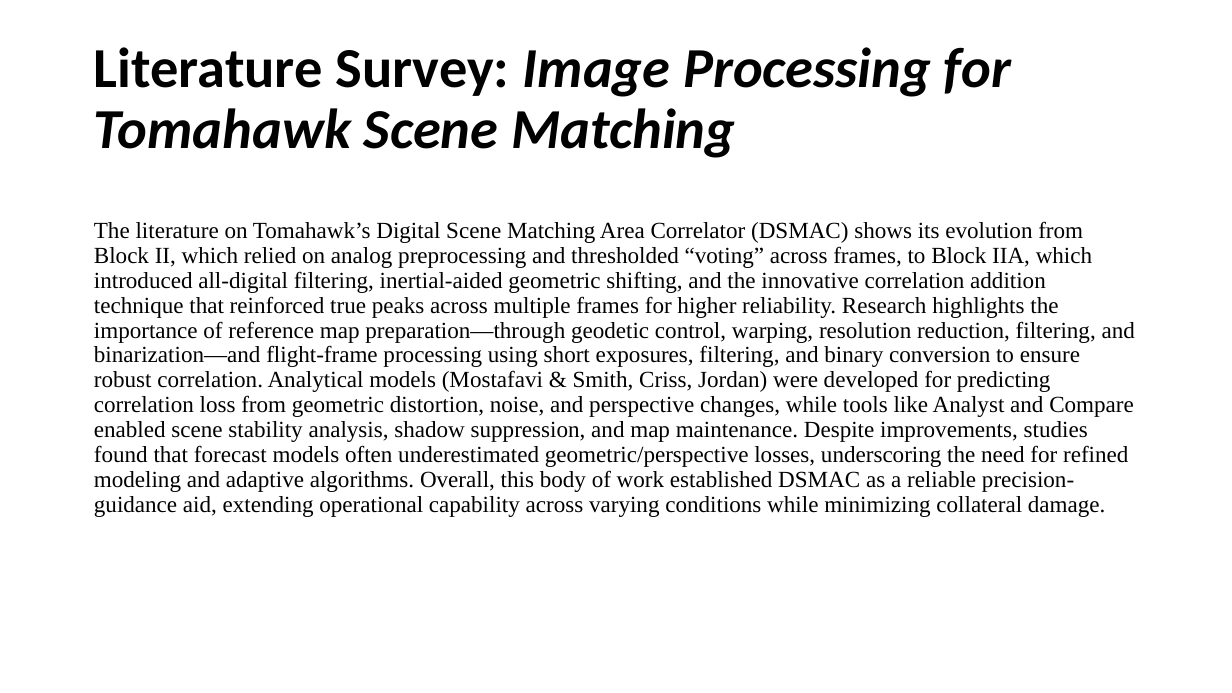
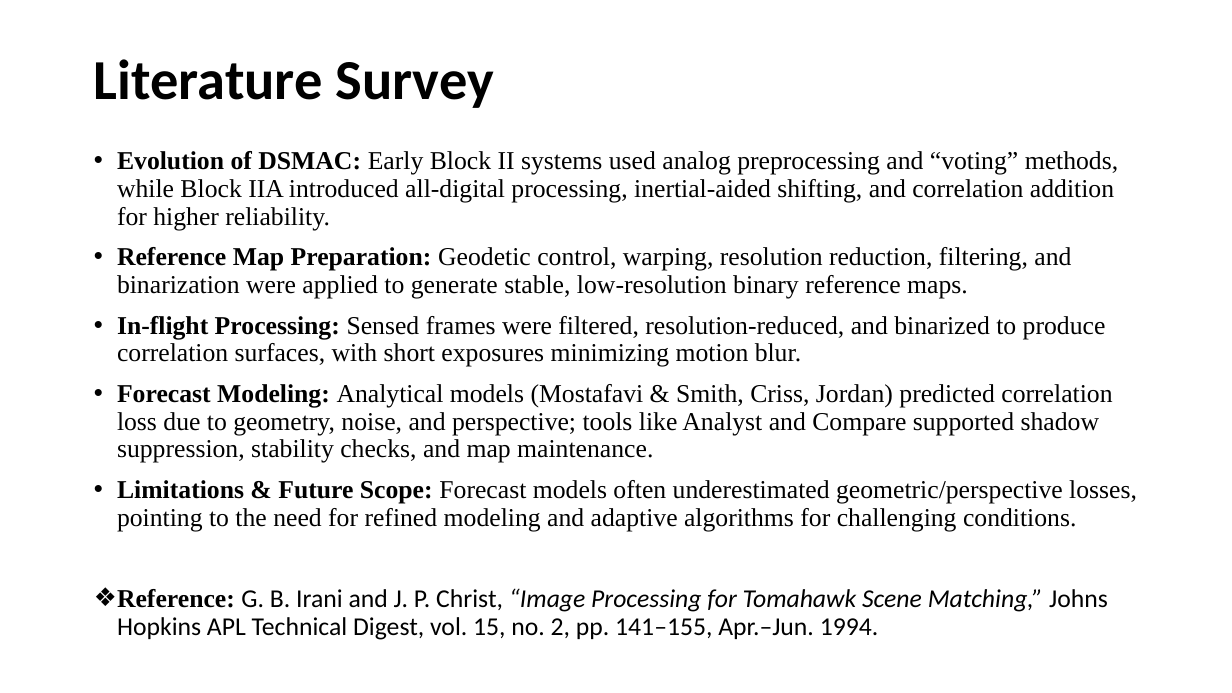
Before and after one commit to Madhu0899/Dataset, a slide deck: slide 9 of Digital Scene Matching Area Correlator(DSMAC)_Madhurima De.pptx (slide 7 before the commit). Drawn at 1232x693 pixels with LibreOffice and Linux fonts; fonts in the diff are those of the drawing. Boxes give left, top, right and bottom in pixels: in the first picture for what was removed or moved away, otherwise in the second. Text is boxed around its words. In the diff, an @@ line names an element or a change of style, - is before the commit and + after.

```diff
--- a/Digital Scene Matching Area Correlator(DSMAC)_Madhurima De.pptx
+++ b/Digital Scene Matching Area Correlator(DSMAC)_Madhurima De.pptx
@@ title at [94,59,494,108]: text changed; italic off @@
-Literature Survey: Image Processing for Tomahawk Scene Matching
+Literature Survey
@@ text at [117,151,1137,640]: text changed; size 18 to 20 pt @@
-The literature on Tomahawk’s Digital Scene Matching Area Correlator (DSMAC) shows its evolution from Block II, which relied on analog preprocessing and thresholded “voting” across frames, to Block IIA, which introduced all-digital filtering, inertial-aided geometric shifting, and the innovative correlation addition technique that reinforced true peaks across multiple frames for higher reliability. Research highlights the importance of reference map preparation—through geodetic control, warping, resolution reduction, filtering, and binarization—and flight-frame processing using short exposures, filtering, and binary conversion to ensure robust correlation. Analytical models (Mostafavi & Smith, Criss, Jordan) were developed for predicting correlation loss from geometric distortion, noise, and perspective changes, while tools like Analyst and Compare enabled scene stability analysis, shadow suppression, and map maintenance. Despite improvements, studies found that forecast models often underestimated geometric/perspective losses, underscoring the need for refined modeling and adaptive algorithms. Overall, this body of work established DSMAC as a reliable precision-guidance aid, extending operational capability across varying conditions while minimizing collateral damage.
+• Evolution of DSMAC: Early Block II systems used analog preprocessing and “voting” methods, while Block IIA introduced all-digital processing, inertial-aided shifting, and correlation addition for higher reliability.
+• Reference Map Preparation: Geodetic control, warping, resolution reduction, filtering, and binarization were applied to generate stable, low-resolution binary reference maps.
+• In-flight Processing: Sensed frames were filtered, resolution-reduced, and binarized to produce correlation surfaces, with short exposures minimizing motion blur.
+• Forecast Modeling: Analytical models (Mostafavi & Smith, Criss, Jordan) predicted correlation loss due to geometry, noise, and perspective; tools like Analyst and Compare supported shadow suppression, stability checks, and map maintenance.
+• Limitations & Future Scope: Forecast models often underestimated geometric/perspective losses, pointing to the need for refined modeling and adaptive algorithms for challenging conditions.
+❖ Reference: G. B. Irani and J. P. Christ, “Image Processing for Tomahawk Scene Matching,” Johns Hopkins APL Technical Digest, vol. 15, no. 2, pp. 141–155, Apr.–Jun. 1994.
```
Also in this commit, not shown: 3 other slides changed, 2 slides added.
